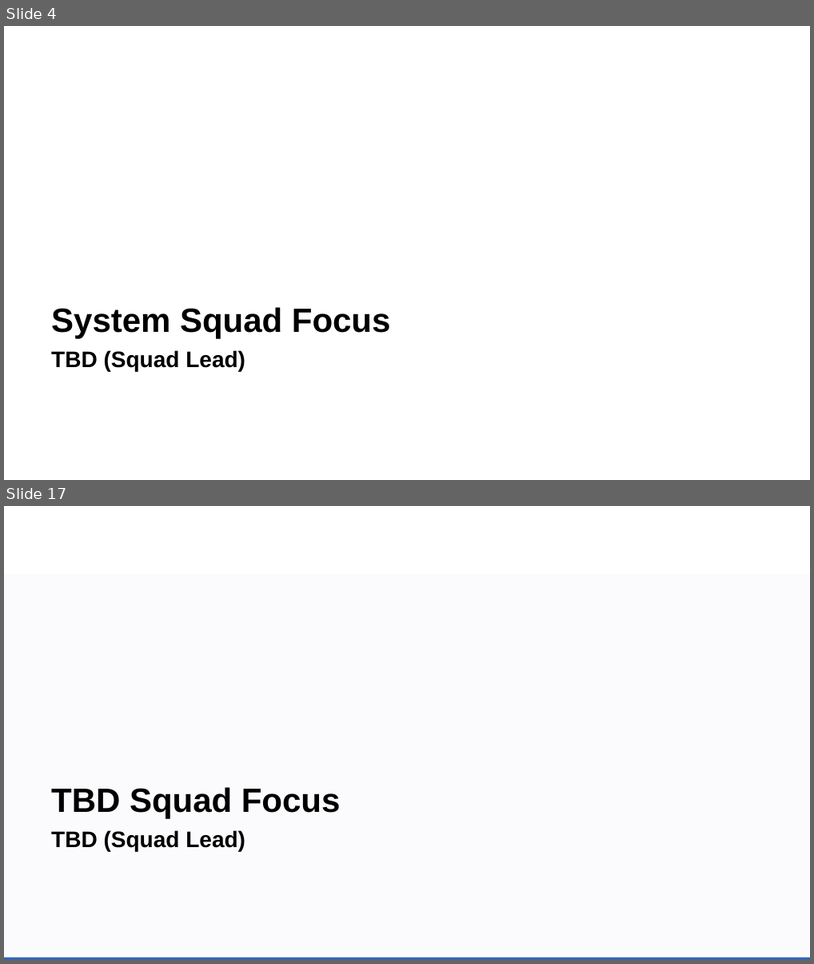
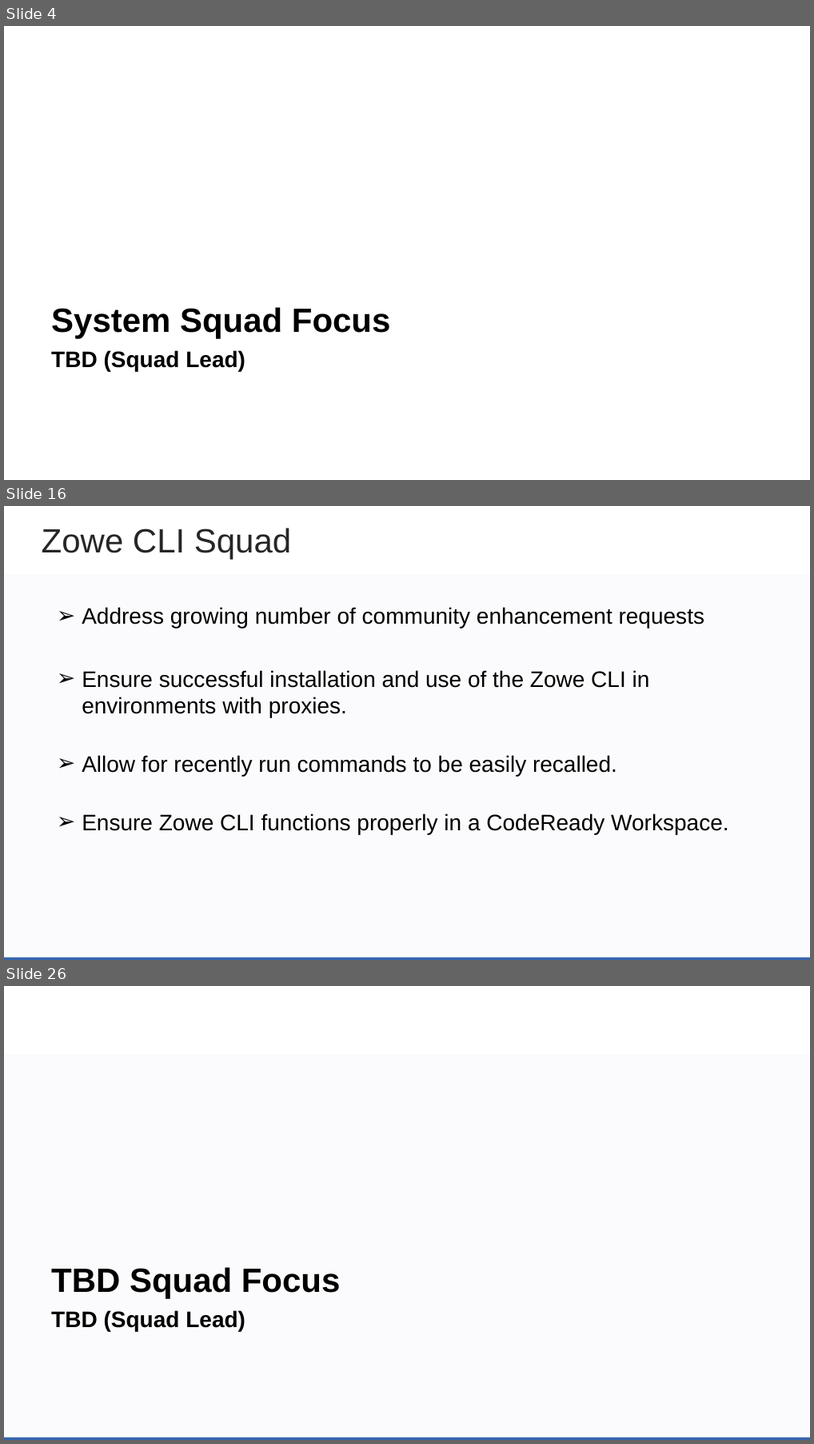
Before and after one commit to zowe/community, a slide deck: Project Management/PI Planning/20PI4 Planning/Zowe Community Squad Focus for 20PI4.pptx. Shown one above the other, each under a label of ours: slides 4 and 17 before the commit, slides 4, 16 and 26 after it; the slides between them are not shown. The pictures are 814x964 and 814x1444 pixels, drawn with LibreOffice and Linux fonts; fonts in the diff are those of the drawing; background and template pictures are left out. Boxes give left, top, right and bottom in pixels: in the first picture for what was removed or moved away, otherwise in the second. Text is boxed around its words. In the diff, an @@ line names an element or a change of style, - is before the commit and + after.

Commit message:
address merge conflicts and make all text Arial 20 (when possible

```diff
--- a/Project Management/PI Planning/20PI4 Planning/Zowe Community Squad Focus for 20PI4.pptx
+++ b/Project Management/PI Planning/20PI4 Planning/Zowe Community Squad Focus for 20PI4.pptx
@@ slide 16 added at box(4, 506, 810, 960), background #FFFFFF; not listed: 2 template elements that a slide beside it also shows @@
@@ text added at box(42, 528, 291, 560), 30 pt, text #262626 @@
+Zowe CLI Squad
@@ text added at box(82, 607, 729, 834), 20 pt, text #000000 @@
+➢ Address growing number of community enhancement requests
+➢ Ensure successful installation and use of the Zowe CLI in environments with proxies.
+➢ Allow for recently run commands to be easily recalled.
+➢ Ensure Zowe CLI functions properly in a CodeReady Workspace.
@@ what was slide 17 is now slide 26 @@
```
Also in this commit, not shown: 14 slides changed, 8 other slides added.
